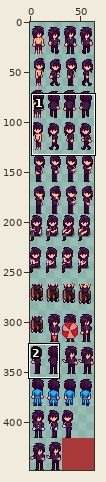
A sprite sheet gets an edit: Characters/Festivals/Luau/Sebastian_Luau.png. Above, an overview of the earlier version with the close-up marked.
Close-up. Earlier state:
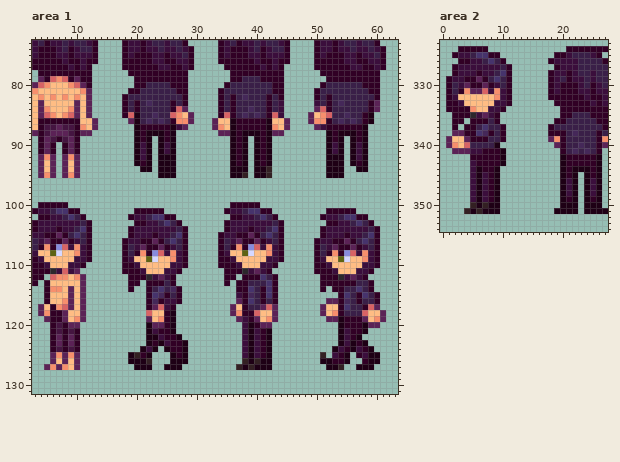
The file is 64x448 pixels. Pixels under 10% opacity are left out. Colours within 5 levels of each other are drawn and written as one. Shown: area 1: x 3..63, y 73..131; area 2: x 0..27, y 323..354. The commit also changed other parts of the picture, which this record leaves out.
After:
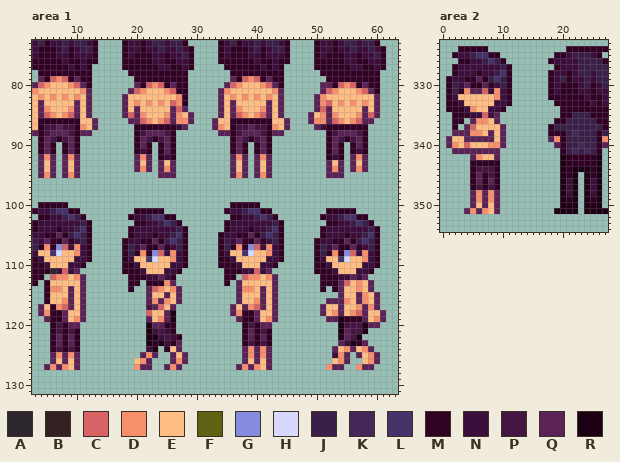
Palette (. is transparent): A #2c272c  B #332023  C #d86365  D #f78f6d  E #ffbd84  F #5e6313  G #878bdd  H #d6d8ff  J #3a1f48  K #452859  L #46336c  M #310025  N #3b0e3c  P #451541  Q #5b2256  R #1e0015
The edit:
--- area 1
@@ x 3..63 @@
  78 .MMMMMMMMM......MMMMMMMMMM.......MMMMMMMMM......MMMMMMMMMM...
- 79 .QMCDCMQMM.......MMMMMMMMM.......MMJJJMMMM.......MMMMMMMMM...
- 80 QCDEEEDCQM.......MMJJJJMMM......MJJJJJJJMM......MJJJJJJMMM...
- 81 DEEEEEEEDQ......MMJJJJJJMM.....MJJJJJJJJMM.....MJJJJJJJJMM...
- 82 EDEDEDEDEQ.....MJJJJJJJJJM.....MJMJKJJJMJM.....MJMJJJJJJJM...
- 83 EQEEEEEQEQ.....MJMJKJJJMJM.....MJMJJJJJMJN.....NJMJKJJJJMQ...
- 84 EQDEEEDQEQ.....MJMJJJJJMCQ.....MJMJJKJJMJN.....QCMJJJJJJMQ...
- 85 EQCDEDCQEQ.....MCRJJKJJCDEQ....MCMJKJKJMCN....QEDCJJKJJMR....
- 86 EMMMMMMMEEQ.....QRJKJKJMDDQ...QEERMMMMMREEQ...QDDMJKJKJMR....
- 87 EMPPQPPMDEQ......RMMMMMRNQ....QDERMMMMMRDEQ....QNMMMMMMR.....
- 88 QMPQQQPMQQ.......RMRRRMR.......QQRMRRRMRQQ.......RMRRRMR.....
- 89 .MQPMPQM.........RMR.RMR.........RMR.RMR.........RMR.RMR.....
- 90 .MQM.MQM.........RNR.RNR.........RMR.RMR.........RNR.RNR.....
- 91 .MQM.MQM.........RNR.RNR.........RMR.RMR.........RNR.RNR.....
- 92 .QDQ.QDQ.........RNR.RRR.........RMR.RMR.........RRR.RNR.....
- 93 .QEQ.QEQ.........RMR.RRR.........RMR.RMR.........RRR.RMR.....
- 94 .QEQ.QEQ..........RR.RRR.........RRR.RRB.........RRR..RR.....
- 95 .QDQ.QDQ.............RRR.........RRB.RRB.........RRR.........
+ 79 .QMCDCMQMM.......MMMMMMMMM.......QMCDCMQMM.......MMMMMMMMM...
+ 80 QCDEEEDCQM.......QMCDCMQMM......QCDEEEDCQM......QQMCDCMQMM...
+ 81 DEEEEEEEDQ......QCDEEEDCMM.....QDEEEEEEEDQ......QCDEEEDCQM...
+ 82 EDEDEDEDEQ.....QEEEEEEEEDM.....QEDEDEDEDEQ.....QDEEEEEEEEQ...
+ 83 EQEEEEEQEQ.....QEDEDEDECDM.....QEQEEEEEQEQ.....QDCEDEDEDEQ...
+ 84 EQDEEEDQEQ.....QEQEEEEEQCQ.....QEQDEEEDQEQ.....QCQEEEEEQEQ...
+ 85 EQCDEDCQEQ.....QCQDEEEDQDEQ....QEQCDEDCQEQ....QEDQDEEEDQCQ...
+ 86 EMMMMMMMEEQ.....QQCDEDCQDDQ...QEEMMMMMMMEEQ...QDDQCDEDCQQ....
+ 87 EMPPQPPMDEQ......MMMMMMMNQ....QDEMPPQPPMDEQ....QNMMMMMMM.....
+ 88 QMPQQQPMQQ.......MPQQQPM.......QQMPQQQPMQQ.......MPQQQPM.....
+ 89 .MQPMPQM.........MQPMPQM.........MQPMPQM.........MQPMPQM.....
+ 90 .MQM.MQM.........MQM.MQM.........MQM.MQM.........MQM.MQM.....
+ 91 .MQM.MQM.........MNM.MQM.........MQM.MQM.........MQM.MNM.....
+ 92 .QDQ.QDQ.........QDQ.MNM.........QDQ.QDQ.........MNM.QDQ.....
+ 93 .QEQ.QEQ.........QEQ.QEQ.........QEQ.QEQ.........QEQ.QEQ.....
+ 94 .QEQ.QEQ.........QDQ.QDQ.........QEQ.QEQ.........QDQ.QDQ.....
+ 95 .QDQ.QDQ.............QQQ.........QDQ.QDQ.........QQQ.........
  96 .............................................................
@@ x 3..63 @@
 107 JMDMGCNDNM.....MJNQMMQMNJM.....MJMDMGCNDNM.....MJNQMMQMNJM...
-108 NEEFHEEDNM.....MJMDMGCNDNM.....MNEEFHEEDNM.....MJMDMGCNDNM...
-109 MNEEEEENNM.....MNEEFHEEDNM.....MMNEEEEENNM.....MNEEFHEEDNM...
+108 NEELHEEDNM.....MJMDMGCNDNM.....MNEELHEEDNM.....MJMDMGCNDNM...
+109 MNEEEEENNM.....MNEELHEEDNM.....MMNEEEEENNM.....MNEELHEEDNM...
 110 MMNEEENNM......MMNEEEEENNM.....MMMNEEENNM......MMNEEEEENNM...
-111 MMMANCNQ.......MMMNEEENNM.......MMMANQNM.......MMMNEEENNM....
-112 MM.CDDEDQ.......MMMANQNM........MM.MMMLJM.......MMMANQNM.....
-113 M.MEEEEEQ.......MM.MMMJM........M.MMJJJLM.......MMMMMMJJM....
-114 ..MDDEQEQ.......M..MJLJKM.........MMLJMLM.......M.MMJJLJM....
-115 ..MEEEQEQ..........MLKMJM.........NMKJMLM..........MLJMLJM...
-116 ..MEEDQEQ..........MKMNNM.........QMLJMJM........QQMKJMJJM...
-117 .QEMDCQEQ..........MQCNM.........QEMJJQCQ.......QEEMLJJMCQ...
-118 .QDMMQEEQ..........CEEMR.........QDMMCEEQ.......QEDMJJJCEEQ..
-119 ..QMMQEDQ..........QEDMR..........QNMQEDQ........QQRMMMQEDQ..
-120 ...MPMQQ...........RQQMR...........NRMQQ...........RMMMRQQ...
-121 ...MPMPM...........RNMMR...........NRNMR...........RNMMR.....
-122 ...MQMQM...........RRNMMR..........NRNMR...........RNMR......
-123 ...MQMQM...........RMRNMMR.........NRNMR...........RNRMR.....
-124 ...MPMPM..........RNR.RMMR.........NRNMR..........RNMRNMR....
-125 ...QDQDQ........RBMR...RMR.........NRNMR........B.NMR.MNRR...
-126 ...QEQEQ........RRRB...RRR.........BRBRR........RRMMR..MRR...
-127 ..QDQDEQ.........RRR..RRR.........BRBRRR.........RRB..RRR....
+111 MMMANCNQ.......MMMNEEENNM.......MMMNNCNQ.......MMMNEEENNM....
+112 MM.CDDEDQ.......MMMNNQNM........MM.CDDEDQ.......MMMNNQNQ.....
+113 M.MEEEEEQ.......MM.MMMDQ........M.QEEEEEQ.......MMMQCEDEQ....
+114 ..MDDEQEQ.......M..QCDEDQ.........QDDEQEQ.......M.MQEEDEQ....
+115 ..MEEEQEQ..........QEEQEQ.........QEEEQEQ..........QEEQDEQ...
+116 ..MEEDQEQ..........QDQDEQ.........QEEDQEQ........QQQDEQDEQ...
+117 .QEMDCQEQ..........PQCEQ.........QEQDCQEQ.......QEEQEEDQDQ...
+118 .QDMMQEEQ..........CEEQR.........QDMMQEEQ.......QEDQEDCQEEQ..
+119 ..QMMQEDQ..........QEDQR..........QMMQEDQ........QQRMMMQEDQ..
+120 ...MPMQQ...........RQQMM...........MPMQQ...........RPPPRQQ...
+121 ...MPMPM...........RNPNM...........MQMPM...........RQPPR.....
+122 ...MQMQM...........RRNPNM..........MQMQM...........RQPR......
+123 ...MQMQM...........RMRNMQ..........MPMPM...........QNRMQ.....
+124 ...MPMPM...........NR.MEQ..........QDQDQ..........QEDQEDQ....
+125 ...QDQDQ..........QDQ..QEQ.........QDQDQ..........NDQ.QEDQ...
+126 ...QEQEQ.........EDQ...QDQ.........QEQEQ..........EDQ..EDQ...
+127 ..QDQDEQ.........DQQ..QDQ.........QDQDEQ.........DQQ..DQQ....
 128 .............................................................
--- area 2
@@ x 2..12 @@
 333 MNEEEEENNM.
-334 MMMDEENNM..
-335 MMMANQNM...
-336 MM.MMMJM...
-337 M.MMJLJJM..
-338 QQMMLKMJM..
-339 EEQMMMJJM..
-340 DECJJJJR...
-341 QQQNNMMMR..
-342 ...MMMMMR..
-343 ...NMMMMR..
-344 ...NRMMR...
-345 ...NRNMR...
-346 ...NRNMR...
-347 ...NRNMR...
-348 ...NRNMR...
-349 ...NRNMR...
-350 ...BRBRR...
-351 ..BRBRRR...
+334 MMNDEENNM..
+335 MMMNNCNQ...
+336 MM.QDDEQ...
+337 M.QCEEEEQ..
+338 QQQDDEQEQ..
+339 EEQQQQQEQ..
+340 DECEEEDDQ..
+341 QQQQQQQQ...
+342 ...QDEEQ...
+343 ...MMMMM...
+344 ...MPPPM...
+345 ...MQMPM...
+346 ...MQMQM...
+347 ...MPMPM...
+348 ...QDQDQ...
+349 ...QDQDQ...
+350 ...QEQEQ...
+351 ..QDQDEQ...
 352 ...........
